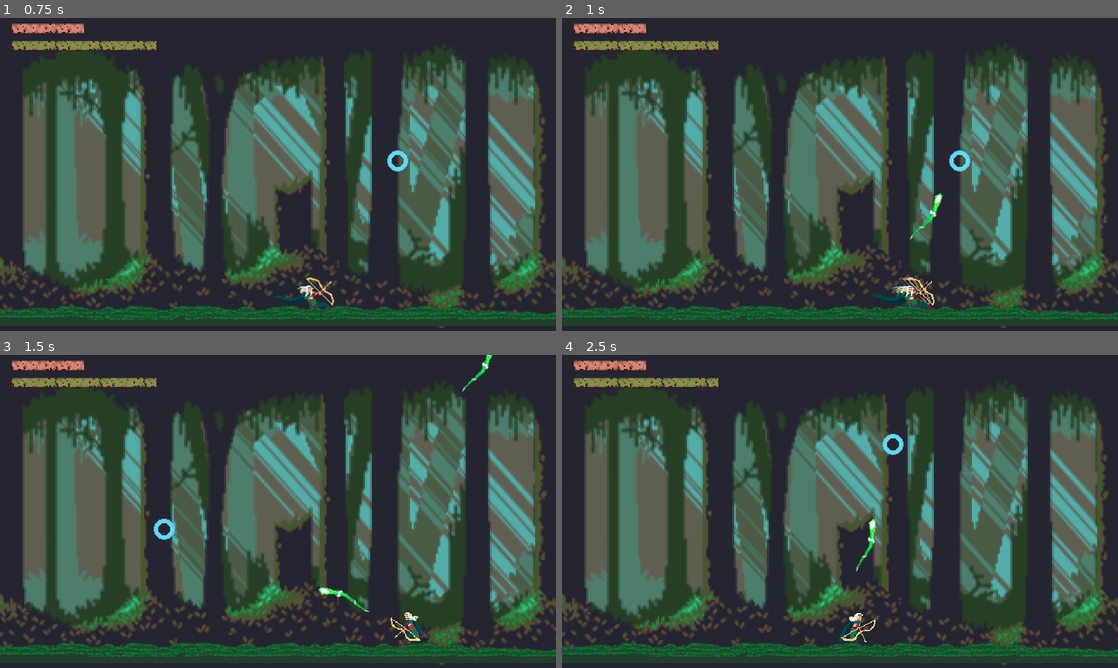
Above: before the commit, frames 1-4 (two rows, left to right).
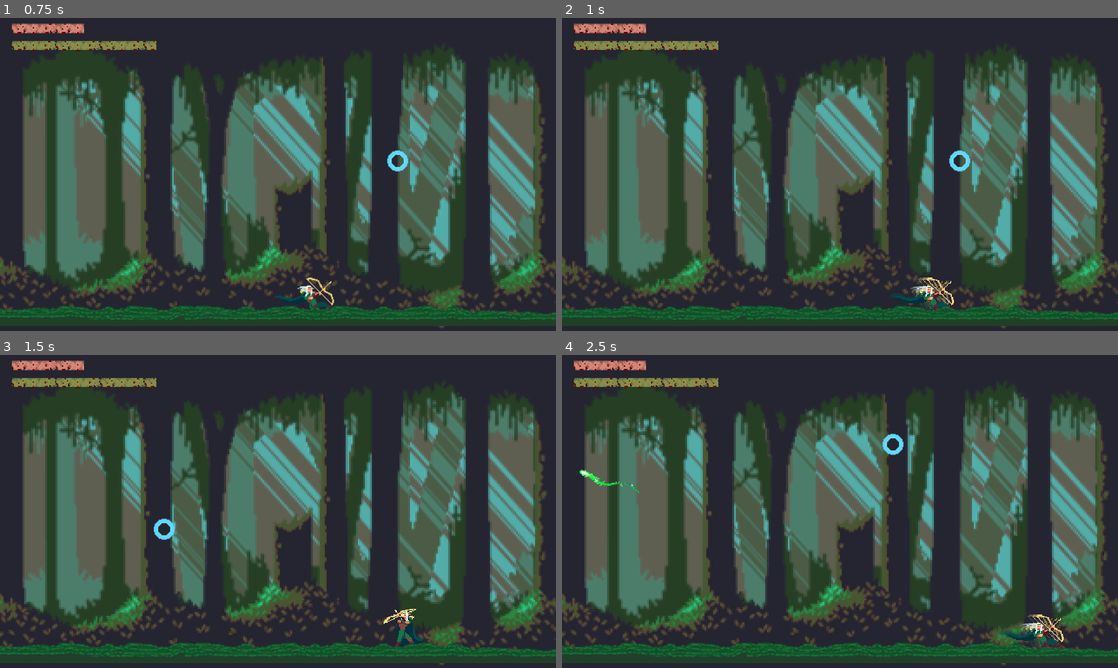
Above: after the commit, the same moments.

Repository: dcrespo3d/GGJ2023
Game: Godot game, scene res://EscenaMain.tscn
Two runs of this game, one before a commit and one after it. Both use one fixed random seed, a clock stepped at 60 frames per second and the inputs below.
Inputs (mouse positions are in pixels of both pictures, inside the frame that each line leads up to):
- Up to frame 1 (0.75 s): move the mouse to (400, 158) at 0.52 s; hold Right (ui_right) from 0.53 s (still down); tap Space (dash_key) at 0.6 s
- Up to frame 2 (1 s): keep holding Right (ui_right); click (962, 158) at 0.8 s
- Up to frame 3 (1.5 s): move the mouse to (166, 527) at 1.27 s; release Right (ui_right) at 1.28 s; hold Left (ui_left) from 1.28 s (still down); click (166, 527) at 1.35 s
- Up to frame 4 (2.5 s): tap Space (dash_key) at 1.55, 2.1 s; move the mouse to (895, 442) at 2.02 s; release Left (ui_left) at 2.03 s; hold Right (ui_right) from 2.03 s (still down); click (895, 442) at 2.3 s

Frame 1 is identical in both runs. In frame 2, 0.9% of the frame differs, in the area x 56-71%, y 56-94%; in frame 3, 0.7%; in frame 4, 1.1%, in the area x 3-91%, y 36-94%.

Commit message:
sistema de disparo

Diff:
--- a/EscenaMain.tscn
+++ b/EscenaMain.tscn
@@ -68,6 +68,7 @@
 currentHealth = 250
 dashspeed = 800
 mindashduration = 20
+fallWhileAttacking = true
 
 [node name="Gea" parent="Viewport" instance=ExtResource( 9 )]
 position = Vector2( -227.333, 342.667 )
--- a/Player.gd
+++ b/Player.gd
@@ -30,6 +30,11 @@
 export var dashrecoveryspeed = 0.2
 export var dashstalerate = 0.8
 
+export var attackUpThreshold = -45
+export var attackDownThreshold = 15
+export var fallWhileAttacking = false
+export var attackCooldown = 0.5
+
 
 var dashcool = 0
 var landing = false
@@ -37,9 +42,11 @@
 var dashspeedtemp = 1000
 var dashstale = 1
 var lookleft = false
-enum {NORMAL, SUCK, BUSY, HIT, DEAD, JUMP, DASH}
+enum {NORMAL, SUCK, SHOOT, HIT, DEAD, JUMP, DASH}
 var state = NORMAL
 var squatting = false
+
+var prevState = NORMAL
 
 # Called every frame. 'delta' is the elapsed time since the previous frame.
 
@@ -63,8 +70,8 @@
 		state = SUCK
 		print("suck")
 	if Input.is_action_pressed("debug3"):
-		state = BUSY
-		print("busy")
+		state = SHOOT
+		print("shoot")
 	if Input.is_action_just_pressed("debug4"):
 		_takeHit(delta,50)
 		print(currentHealth)
@@ -73,15 +80,13 @@
 		state = DEAD
 		print("dead")
 
-	if Input.is_action_just_pressed("shoot"):
-		perform_shoot()
 	if Input.is_action_just_pressed("debug6"):
 		_takeHit(delta, 10)
 
 	match (state):
 		NORMAL: process_normal(delta)
 		SUCK: process_suck(delta)
-		BUSY: process_busy(delta)
+		SHOOT: process_shoot(delta)
 		HIT: process_hit(delta)
 		DEAD: process_dead(delta)
 		JUMP: process_jump(delta)
@@ -95,7 +100,7 @@
 
 	velocity.y += fallacc * delta
 
-
+#	print("STATE: ", state)
 
 	#print(isonfloor)
 
@@ -119,6 +124,8 @@
 	if velocity.x == 0 && !landing && isonfloor:
 		$AnimatedSprite.animation = "Idle"
 
+	if Input.is_action_just_pressed("shoot"):
+		perform_shoot()
 
 
 	var oldyvelocity = velocity.y
@@ -138,8 +145,17 @@
 
 	return
 
-func process_busy(delta):
-	return
+func process_shoot(delta):
+	if $AnimatedSprite.frame == 3:
+		add_projectile_to_scene()
+	elif $AnimatedSprite.frame == 7:
+		state = NORMAL
+#	print("$AnimatedSprite.animation:", $AnimatedSprite.animation)
+#	print("$AnimatedSprite.frame:", $AnimatedSprite.frame)
+	if fallWhileAttacking:
+		var oldyvelocity = velocity.y
+		velocity = move_and_slide(velocity, Vector2.UP)
+		isonfloor = oldyvelocity != velocity.y
 
 func process_hit(delta):
 	if $AnimatedSprite.frame == 5:
@@ -163,6 +179,7 @@
 	if Input.is_action_just_pressed("dash_key"):
 		dash(delta, dashduration)
 
+
 	if velocity.y > 0:
 		$AnimatedSprite.animation = "Jump_Down"
 	if velocity.y < 0:
@@ -176,6 +193,8 @@
 		state = NORMAL
 		landing = true
 
+	if Input.is_action_just_pressed("shoot"):
+		perform_shoot()
 
 
 	return
@@ -228,15 +247,44 @@
 
 var mousePos = Vector2.ZERO
 
+var projectile = null
+
 func perform_shoot():
-	var projectile = Projectile.instance()
+	prevState = state
+	state = SHOOT
+	projectile = Projectile.instance()
 	projectile.position = position
 
 	var direction = (mousePos - position).normalized()
 	projectile.velocity = direction * projectile.scalarSpeed
 	projectile.rotation = direction.angle()
 
+	var proj_tilt_angle = projectile.global_rotation_degrees
+
+	if   proj_tilt_angle < -90:
+		lookleft = true
+		proj_tilt_angle = -90 - (proj_tilt_angle + 90)
+	elif proj_tilt_angle >  90:
+		lookleft = true
+		proj_tilt_angle =  90 - (proj_tilt_angle - 90)
+	else:
+		lookleft = false
+#	print("projectile.rotation:", proj_tilt_angle)
+	if proj_tilt_angle < attackUpThreshold:
+		$AnimatedSprite.animation = "Attack_Up"
+		print("attack_up")
+	elif proj_tilt_angle < attackDownThreshold:
+		$AnimatedSprite.animation = "Attack_Horizontal"
+		print("attack_horiz")
+	else:
+		$AnimatedSprite.animation = "Attack_Down"
+		print("attack_down")
+
+	$AnimatedSprite.flip_h = lookleft
+
+func add_projectile_to_scene():
 	get_tree().get_root().get_node("EscenaMain/Viewport").add_child(projectile)
+
 
 
 func _takeHit(delta, damage):
--- a/Player.tscn
+++ b/Player.tscn
@@ -14,8 +14,8 @@
 [node name="AnimatedSprite" type="AnimatedSprite" parent="."]
 position = Vector2( 0, -30 )
 frames = ExtResource( 1 )
-animation = "Charge"
-frame = 3
+animation = "Idle"
+frame = 11
 speed_scale = 3.0
 playing = true
 
--- a/Projectile.tscn
+++ b/Projectile.tscn
@@ -14,11 +14,13 @@
 [node name="AnimatedSprite" type="AnimatedSprite" parent="."]
 frames = ExtResource( 1 )
 animation = "Projectile"
-frame = 3
+frame = 2
 speed_scale = 2.0
 playing = true
 
 [node name="VisibilityNotifier2D" type="VisibilityNotifier2D" parent="."]
+position = Vector2( 6, 0 )
+scale = Vector2( 4.1, 1 )
 
 [node name="CollisionShape2D" type="CollisionShape2D" parent="."]
 position = Vector2( 22, 0 )
--- a/project.godot
+++ b/project.godot
@@ -90,11 +90,6 @@
 "events": [ Object(InputEventKey,"resource_local_to_scene":false,"resource_name":"","device":0,"alt":false,"shift":false,"control":false,"meta":false,"command":false,"pressed":false,"scancode":53,"physical_scancode":0,"unicode":0,"echo":false,"script":null)
  ]
 }
-dash_key={
-"deadzone": 0.5,
-"events": [ Object(InputEventKey,"resource_local_to_scene":false,"resource_name":"","device":0,"alt":false,"shift":false,"control":false,"meta":false,"command":false,"pressed":false,"scancode":0,"physical_scancode":32,"unicode":0,"echo":false,"script":null)
- ]
-}
 debug6={
 "deadzone": 0.5,
 "events": [ Object(InputEventKey,"resource_local_to_scene":false,"resource_name":"","device":0,"alt":false,"shift":false,"control":false,"meta":false,"command":false,"pressed":false,"scancode":54,"physical_scancode":0,"unicode":0,"echo":false,"script":null)
